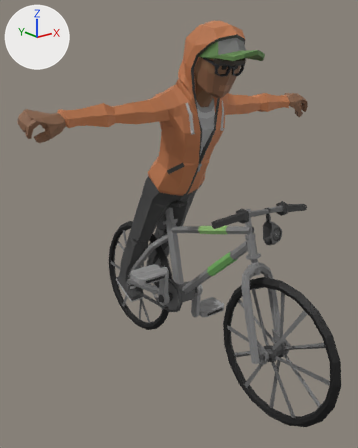
Two versions of the glTF model sets/cyclist-animation/gltf-exports/cyclist-animation/cyclist-2-animation-v1.gltf, one commit apart.
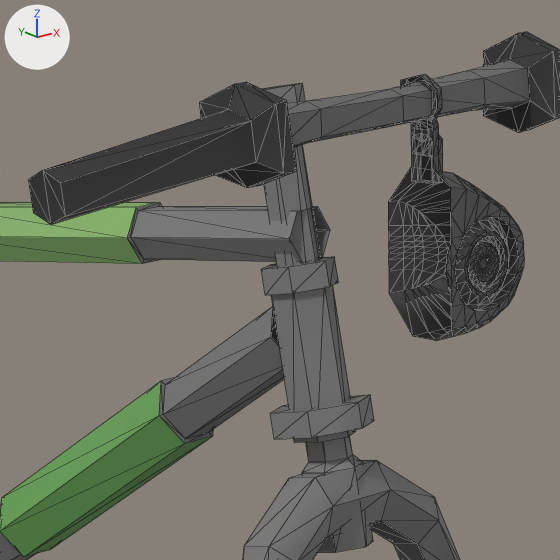
Each version appears first whole from a camera (50 mm lens) standing at (-1.699, -2.08, 1.75) and looking at (-0.003, 0.04, 0.902), and next in a close-up on the part from 58% to 80% of the width and 44% to 62% of the height. Lighting does not change. The marker at upper left points along +X, +Y and +Z. The close-ups show mesh edges as thin lines. Vertices at the same position are counted once.

In view in the first close-up: 'Horn', 'SM_Veh_Bike_02_Combined'.
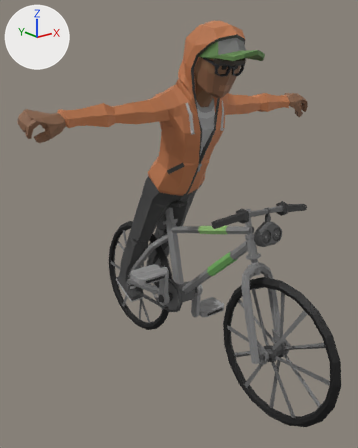
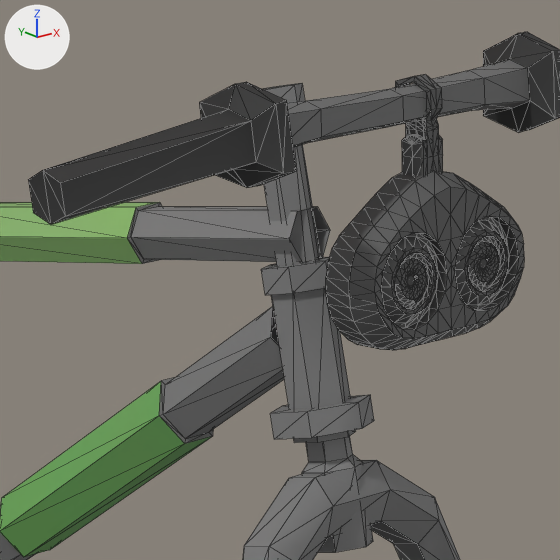
Pixel boxes [x1, y1, x2, y2] of what changed, in the close-ups (560 x 560 px):
'Horn', reshaped (45% wider): before [388, 74, 524, 341]; after [326, 74, 524, 350]
part 1 of me_plane_001, added: after [326, 75, 452, 350]

Patch to the scene script:
```diff
--- a/sets/cyclist-animation/gltf-exports/cyclist-animation/cyclist-2-animation-v1.gltf.py
+++ b/sets/cyclist-animation/gltf-exports/cyclist-animation/cyclist-2-animation-v1.gltf.py
@@ me_plane_001 @@
 # used by ob_horn; location = (0.0, 0.0, 0.0)
-me_plane_001.from_pydata(...)  # 426 vertices, 803 faces; spans x 0.132..0.225, y -0.536..-0.467, z 0.895..1.088
+me_plane_001.from_pydata(...)  # 792 vertices, 1585 faces; spans x 0.044..0.225, y -0.536..-0.467, z 0.895..1.088
+# me_plane_001 part 1: 366 vertices added at x 0.044..0.135, y -0.536..-0.467, z 0.897..1.088
 me_plane_001.materials.append(mat_atlas_colors)
```
